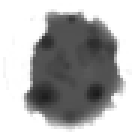
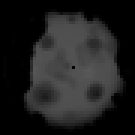
Layered file, before and after one edit (135x135). Changes by layer:
showed "Background" over left=0, top=0, right=135, bottom=135
